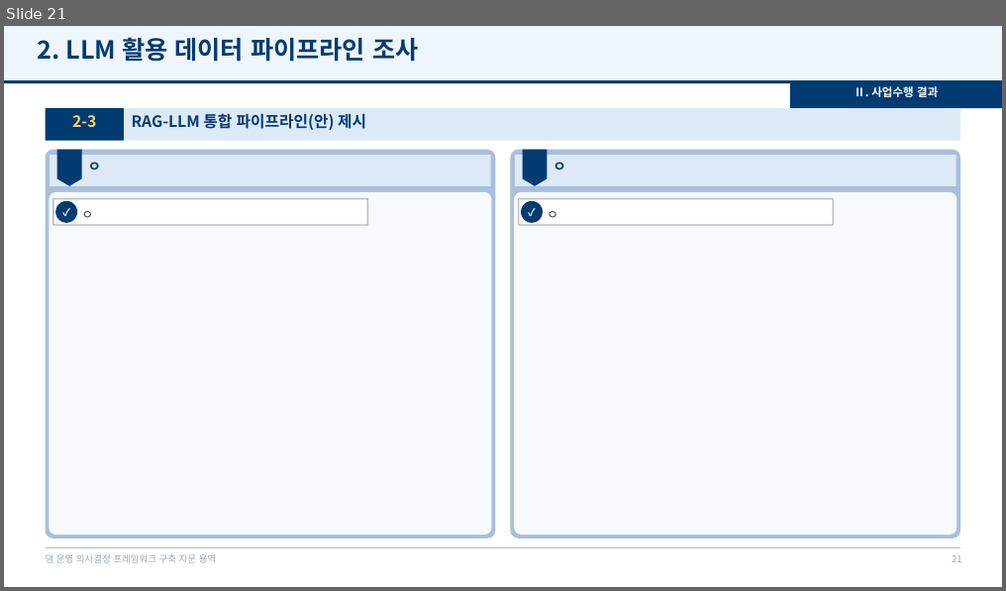
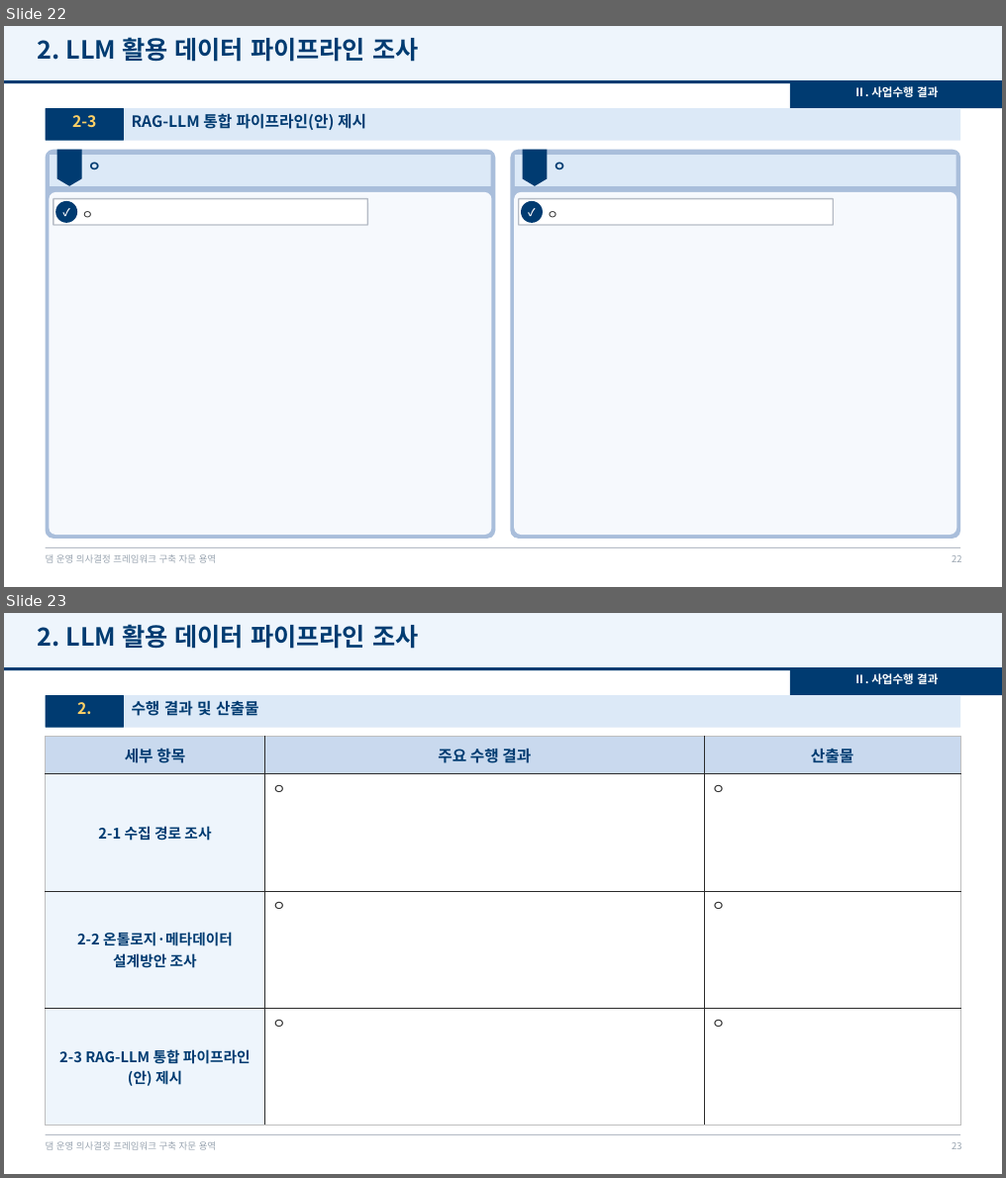
Before and after one commit to mkm1119/KGRAG-LLM, a slide deck: project_khnp/2026.12.09_최종보고회_발표자료_템플릿.pptx. Shown one above the other, each under a label of ours: slide 21 before the commit, slides 22 and 23 after it. The pictures are 1006x591 and 1006x1178 pixels, drawn with LibreOffice and Linux fonts; fonts in the diff are those of the drawing; background and template pictures are left out. Boxes give left, top, right and bottom in pixels: in the first picture for what was removed or moved away, otherwise in the second. Text is boxed around its words. In the diff, an @@ line names an element or a change of style, - is before the commit and + after.

```diff
--- a/project_khnp/2026.12.09_최종보고회_발표자료_템플릿.pptx
+++ b/project_khnp/2026.12.09_최종보고회_발표자료_템플릿.pptx
@@ slide 23 added at (4,613,1002,1174), background #FFFFFF; not listed: 4 template elements that a slide beside it also shows @@
@@ text added at (38,624,418,649), 24 pt, text #003B71, bold @@
+2. LLM 활용 데이터 파이프라인 조사
@@ rectangle added at (790,670,1002,695), fill #003B71 @@
@@ rounded rectangle added at (46,695,960,728), fill #DCE9F7 @@
@@ rounded rectangle added at (46,695,124,728), fill #003B71 @@
@@ text added at (132,700,258,716), 15 pt, text #003B71, bold @@
+수행 결과 및 산출물
@@ text added at (853,673,938,684), 11 pt, text #FFFFFF, bold @@
+Ⅱ. 사업수행 결과
@@ text added at (77,702,91,714), 15 pt, text #FFD166, bold @@
+2.
@@ table added at (46,737,960,1126), 4 rows, 3 columns @@
+세부 항목 | 주요 수행 결과 | 산출물
+2-1 수집 경로 조사 | ㅇ | ㅇ
+2-2 온톨로지·메타데이터 설계방안 조사 | ㅇ | ㅇ
+2-3 RAG-LLM 통합 파이프라인(안) 제시 | ㅇ | ㅇ
@@ page number added at (951,1143,961,1150), 9 pt, text #9AA5B1 @@
+23
@@ what was slide 21 is now slide 22 @@
```
Also in this commit, not shown: 1 slide changed, 3 other slides added, 1 other file.
